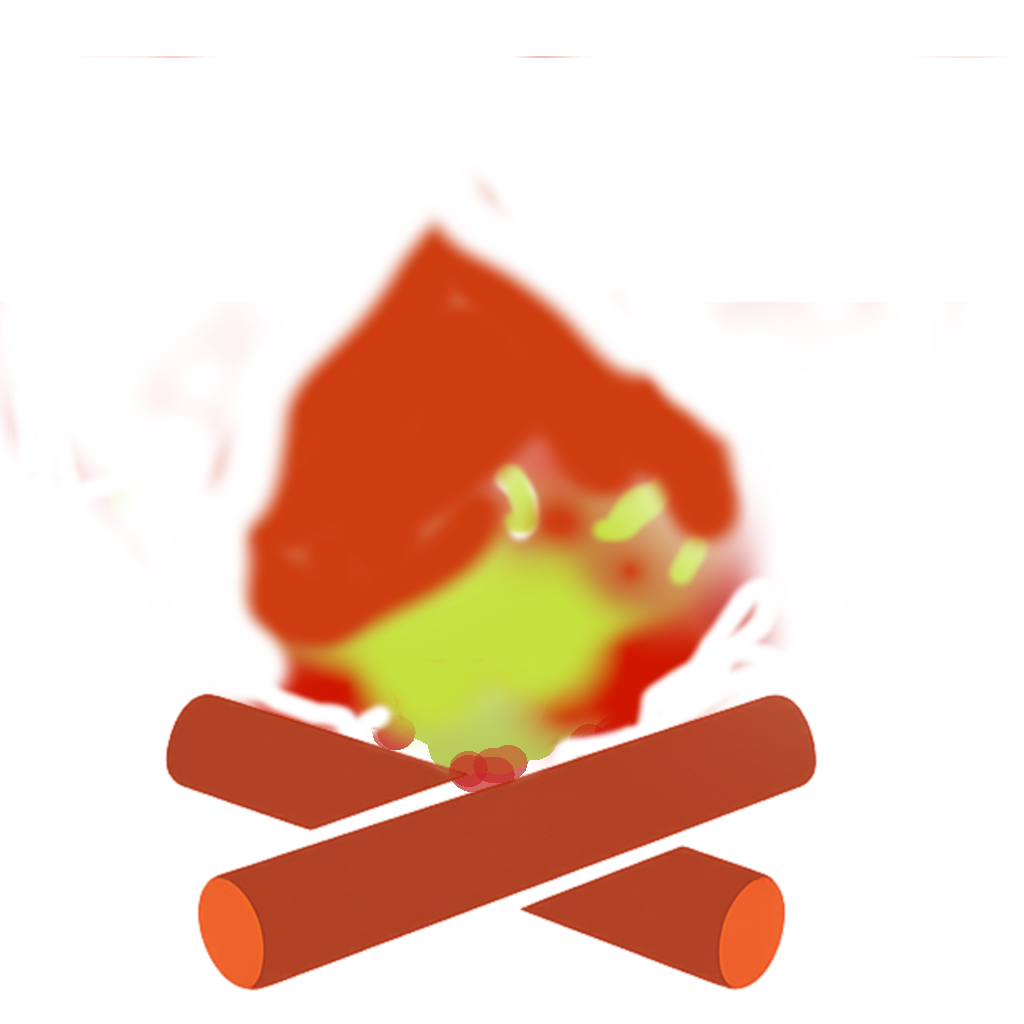
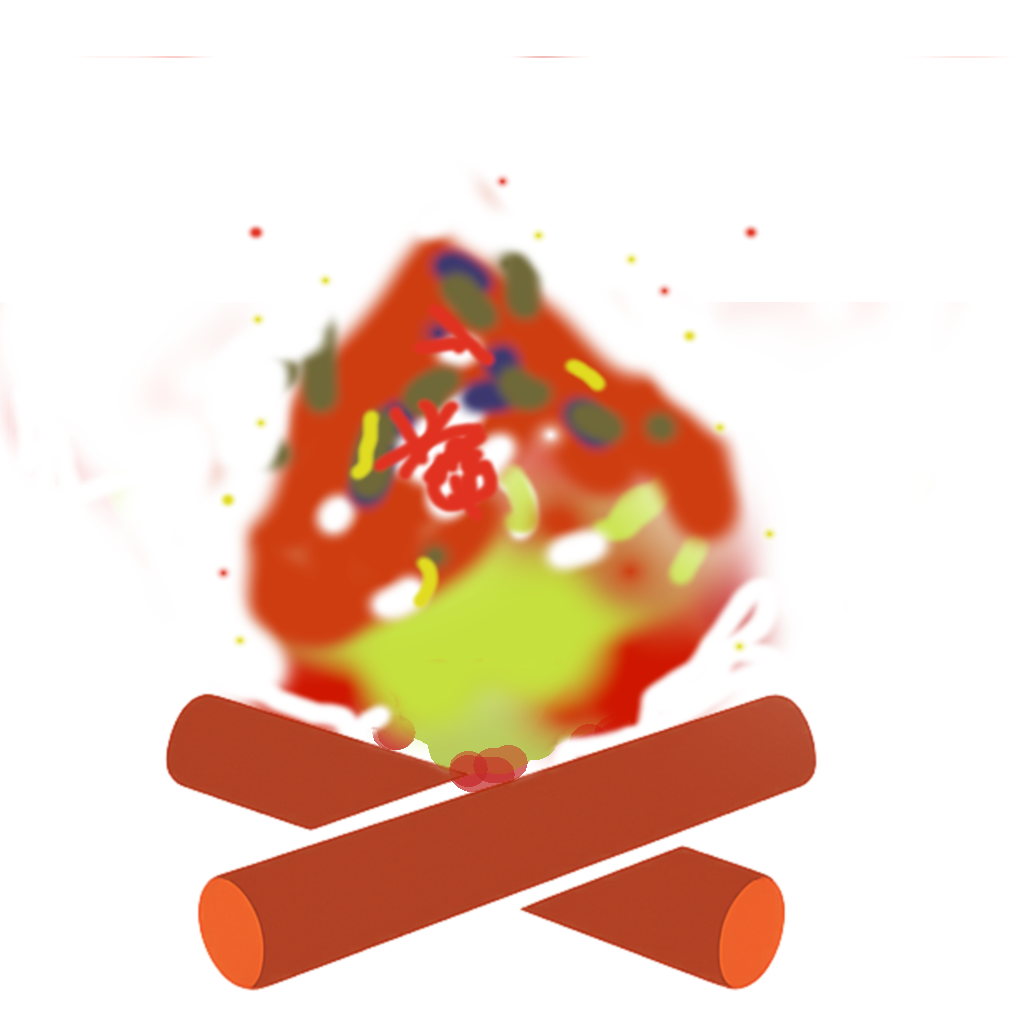
Layer changes from the first 1024 x 1024 image to the second:
painted on "capaestado" over [201,173,779,655]
